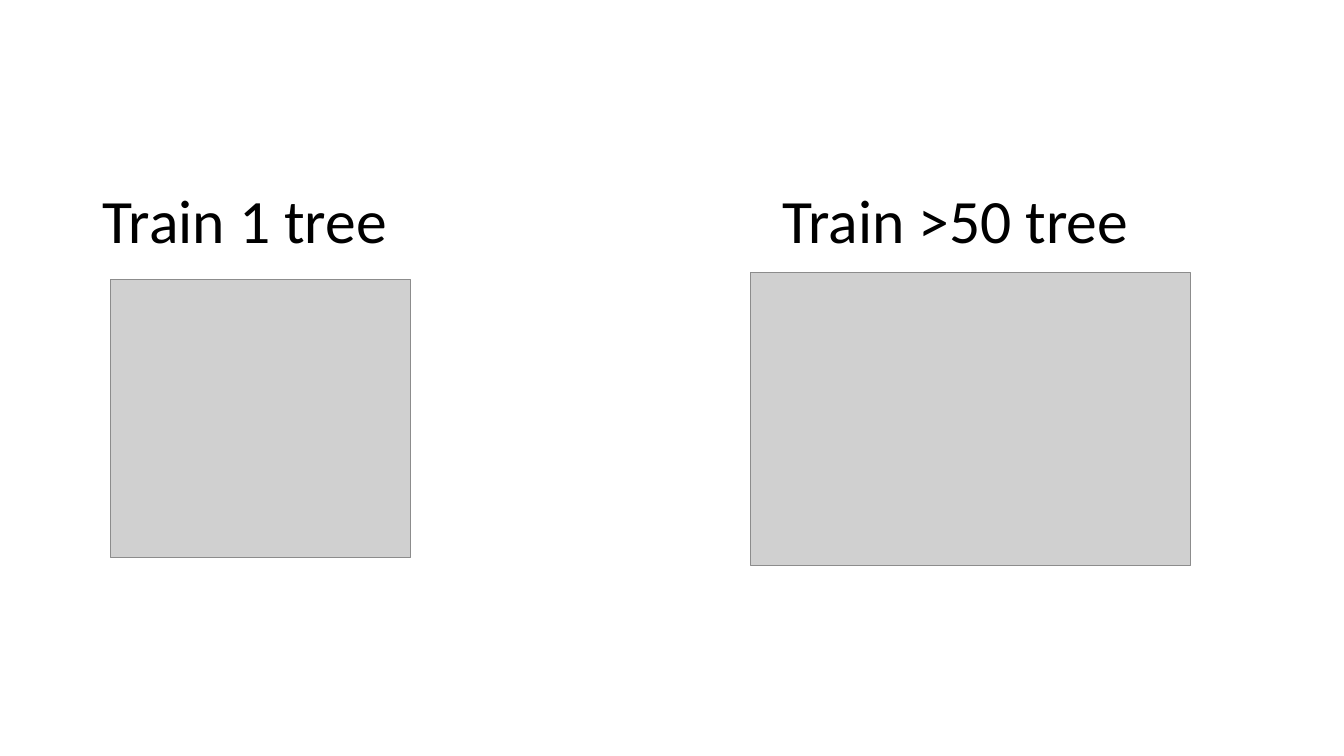
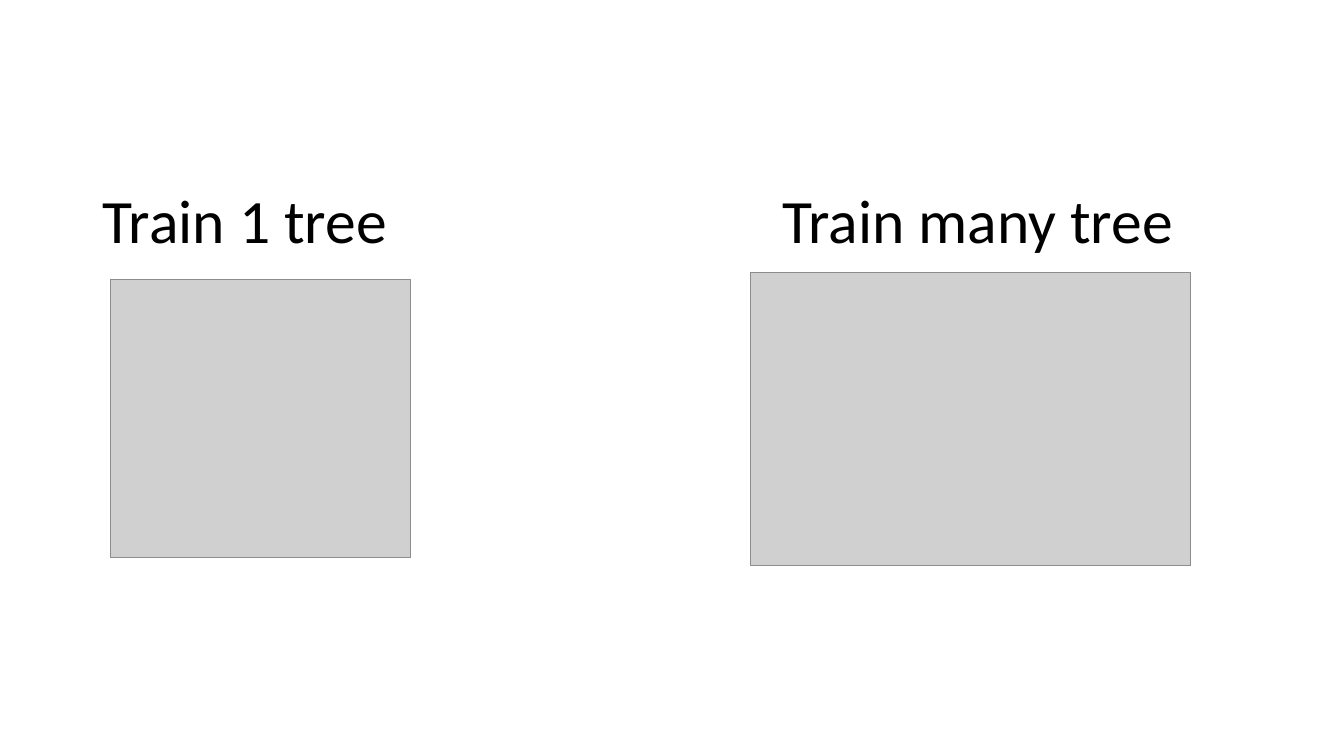
Before and after one commit to gucino/Machine-Learning, a slide deck: slide 41 of Decision_tree_and_Random_forest.pptx (slide 30 before the commit). Drawn at 1344x756 pixels with LibreOffice and Linux fonts; fonts in the diff are those of the drawing; grey boxes stand for pictures. Boxes give left, top, right and bottom in pixels: in the first picture for what was removed or moved away, otherwise in the second. Text is boxed around its words. In the diff, an @@ line names an element or a change of style, - is before the commit and + after.

```diff
--- a/Decision_tree_and_Random_forest.pptx
+++ b/Decision_tree_and_Random_forest.pptx
@@ text at [782,200,1173,253]: text changed @@
-Train >50 tree
+Train many tree
```
Also in this commit, not shown: 11 slides added.
